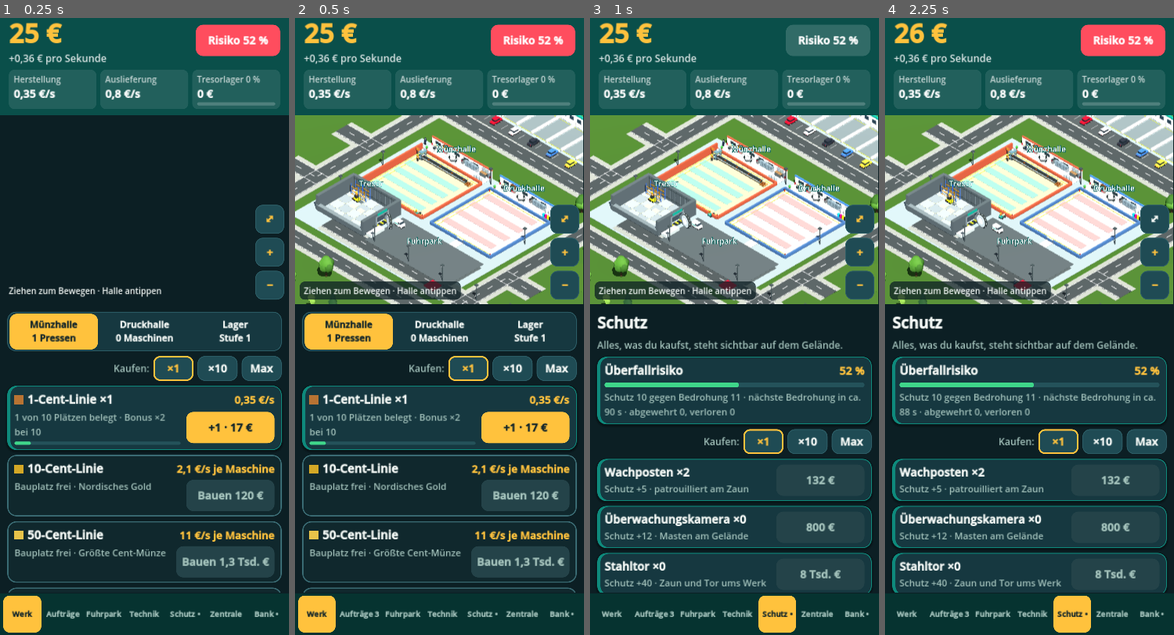
Above: before the commit, frames 1-4 (left to right).
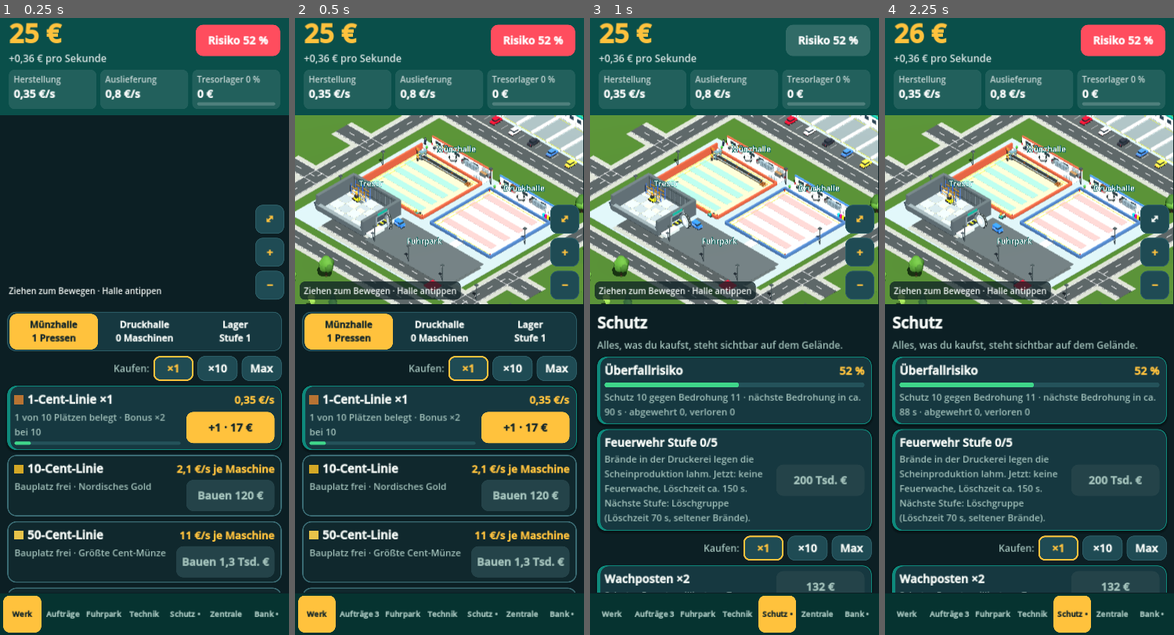
Above: after the commit, the same moments.

Repository: robertpahl1987-creator/bundesbank-idle
Game: Godot game, scene res://main.tscn
Two runs of this game, one before a commit and one after it. Both use one fixed random seed, a clock stepped at 60 frames per second and the inputs below.
Inputs:
- Up to frame 1 (0.25 s): no input
- Up to frame 2 (0.5 s): no input
- Up to frame 3 (1 s): click "Risiko 52 %" at 0.5 s
- Up to frame 4 (2.25 s): click "⤢" at 1.25 s; click "⤢" at 2 s

Frame 1 is identical in both runs. In frame 2, less than 0.1% of the frame differs, in the area x 34-39%, y 32-35%; in frame 3, 12%, in the area x 2-98%, y 32-94%; in frame 4, 12%.

Commit message:
Feuerwehr mit Wache und Löschzügen, Brände in der Druckerei, realistische Bahn, unterscheidbare Fahrzeuge
Co-Authored-By: Claude Opus 5.5 <noreply@anthropic.com>
Claude-Session: https://claude.ai/code/session_017FzJGnvAkc8ZWZi8Mp49PX

Diff:
--- a/godot/main.gd
+++ b/godot/main.gd
@@ -293,7 +293,7 @@
 	return {cash=25.0, stock=0.0, lv=0, total=0.0, life=0.0, l={"c1": 1}, v={"v1": 1}, t={}, f={}, g={"g1": 2},
 		rep=0, next=90.0, warn=0.0, gang=0, won=0, lost=0, log=[], ts=now(), mig1=1, orders=[], odone=0,
 		mgr={}, auto={}, sites={}, shred=0, gold=0, zins=2, fx=[], gt=0.0, ev_next=240.0, ev_cur="", daily_day=0, streak=0,
-		box_ts=0.0, ach={}, coins=[], fakes=0, gfx=2, rooms={}, staff={}, owed=0.0, payday=300.0, unpaid_until=0.0, paid_total=0.0, hunt_next=60.0, escort=0, museum=0, amb_next=300.0, comm_next=300.0}
+		box_ts=0.0, ach={}, coins=[], fakes=0, gfx=2, rooms={}, staff={}, owed=0.0, payday=300.0, unpaid_until=0.0, paid_total=0.0, hunt_next=60.0, escort=0, museum=0, amb_next=300.0, comm_next=300.0, fire=0, fire_t=0.0, fire_next=480.0, fires=0}
 
 func load_game() -> void:
 	S = blank()
@@ -500,6 +500,8 @@
 
 func hall_m(note: bool) -> float:
 	var m := 1.0
+	if note and float(S.get("fire_t", 0.0)) > 0.0:
+		return 0.0
 	if note:
 		m *= (1.5 if has_d("mgr", "note") else 1.0) * (2.0 if has_d("sites", "muenchen") else 1.0) * fx_m("note")
 	else:
@@ -1609,6 +1611,7 @@
 		var d := lbl("", 23, C_MUT, false, true)
 		v.add_child(d)
 		refs["risk"] = {rate=rk, bar=bar, desc=d}
+		fire_card()
 	if view == "deliv" or view == "guard":
 		amount_row()
 	for it in list_items():
@@ -2158,6 +2161,7 @@
 				S["unpaid_until"] = gt + 300.0
 				add_log("Zahltag: Löhne konnten nicht voll gezahlt werden! Die Belegschaft ist 5 Minuten unzufrieden.", "bad")
 		S["owed"] = 0.0
+	fire_tick(dt)
 	# Ereignisse
 	if S["ev_cur"] == "" and S["warn"] <= 0.0:
 		S["ev_next"] = float(S["ev_next"]) - dt
@@ -2622,6 +2626,13 @@
 				S["cash"] -= room_cost(id)
 				S["rooms"][id] = room(id) + 1
 				add_log("%s auf Stufe %d ausgebaut." % [room_title(id), room(id)], "good")
+		"fire":
+			if int(S["fire"]) < 5 and S["cash"] >= fire_cost():
+				S["cash"] -= fire_cost()
+				S["fire"] = int(S["fire"]) + 1
+				add_log("Feuerwehr ausgebaut: %s." % FIRE_NAMES[int(S["fire"])], "good")
+				if burning():
+					S["fire_t"] = min(float(S["fire_t"]), FIRE_TIME[int(S["fire"])])
 		"museum":
 			if int(S["museum"]) == 0 and int(S["rep"]) >= 1 and S["cash"] >= 1e6:
 				S["cash"] -= 1e6
@@ -2630,6 +2641,48 @@
 	world.dirty = true
 	save_game()
 	render()
+
+# ---------------------------------------------------------------- Feuerwehr und Brände
+const FIRE_NAMES := ["keine Feuerwache", "Löschgruppe", "Feuerwache mit Drehleiter", "Hauptwache mit Rüstwagen", "Berufsfeuerwehr", "Werkfeuerwehr rund um die Uhr"]
+const FIRE_TIME := [150.0, 70.0, 45.0, 28.0, 16.0, 8.0]
+
+func fire_cost() -> float:
+	return 2e5 * pow(7.0, float(S["fire"]))
+
+func burning() -> bool:
+	return float(S.get("fire_t", 0.0)) > 0.0
+
+func fire_tick(dt: float) -> void:
+	var lvl := int(S["fire"])
+	if burning():
+		S["fire_t"] = float(S["fire_t"]) - dt
+		if S["fire_t"] <= 0.0:
+			S["fire_t"] = 0.0
+			add_log("Brand in der Druckerei gelöscht – die Druckmaschinen laufen wieder." if lvl > 0 else "Das Feuer in der Druckerei ist endlich aus. Eine Feuerwache hätte viel schneller gelöscht.", "good")
+			world.dirty = true
+		return
+	if hall_machines(true) <= 0:
+		return
+	S["fire_next"] = float(S["fire_next"]) - dt
+	if S["fire_next"] <= 0.0:
+		S["fire_next"] = (360.0 + randf() * 420.0) * (1.0 + lvl * 0.35)
+		S["fire_t"] = FIRE_TIME[min(lvl, 5)]
+		S["fires"] = int(S["fires"]) + 1
+		var loss: float = 0.0
+		if lvl == 0:
+			loss = float(S["cash"]) * 0.03
+			S["cash"] -= loss
+		add_log("Brand in der Druckerei! Die Druckmaschinen stehen still. %s" % ("Die %s rückt aus." % FIRE_NAMES[lvl] if lvl > 0 else "Ohne Feuerwehr dauert das Löschen lange – Schaden: %s." % fmt(loss)), "bad")
+		world.dirty = true
+
+func fire_card() -> void:
+	var lvl := int(S["fire"])
+	var d := "Brände in der Druckerei legen die Scheinproduktion lahm. Jetzt: %s, Löschzeit ca. %d s." % [FIRE_NAMES[lvl], int(FIRE_TIME[lvl])]
+	if lvl < 5:
+		d += " Nächste Stufe: %s (Löschzeit %d s, seltener Brände)." % [FIRE_NAMES[lvl + 1], int(FIRE_TIME[lvl + 1])]
+	if burning():
+		d = "ES BRENNT in der Druckerei! Noch ca. %d s bis gelöscht. " % int(ceil(float(S["fire_t"]))) + d
+	extra_card("Feuerwehr Stufe %d/5" % lvl, d, "fire", "Voll" if lvl >= 5 else fmt(fire_cost()), S["cash"] >= fire_cost(), lvl >= 5)
 
 func room_title(id: String) -> String:
 	for r in ROOMS:
--- a/godot/world.gd
+++ b/godot/world.gd
@@ -31,6 +31,7 @@
 func visual_sig() -> String:
 	var S: Dictionary = main.S
 	var parts := PackedStringArray()
+	parts.append("fw%d,%d" % [int(S.get("fire", 0)), int(main.burning())])
 	var fz: int = main.feat_n()
 	for l in main.LINES:
 		var c := cnt("l", l.id)
@@ -217,6 +218,9 @@
 	elif style == "manager":
 		pants = "#262b35"
 		top = "#2a2f3a"
+	elif style == "fire":
+		pants = "#1d2a3f"
+		top = "#22314a"
 	elif style == "robber":
 		pants = "#1e1e22"
 		top = "#2a2a2e"
@@ -261,6 +265,13 @@
 			sphere(0.13, hair, 0, 1.17, -0.025, g, 8)
 			B(0.1, 0.18, 0.01, "#f2f2f2", 0, 0.88, 0.148, g)
 			B(0.035, 0.17, 0.012, "#c8102e", 0, 0.86, 0.152, g)
+		"fire":
+			C(0.172, 0.172, 0.05, "#e6ec3a", 0, 0.85, 0, g, 8)
+			C(0.172, 0.165, 0.05, "#c9d2d5", 0, 0.7, 0, g, 8)
+			C(0.066, 0.066, 0.04, "#e6ec3a", -0.08, 0.15, 0, g, 6)
+			C(0.066, 0.066, 0.04, "#e6ec3a", 0.08, 0.15, 0, g, 6)
+			sphere(0.145, "#f2f2ee", 0, 1.18, 0, g, 8)
+			B(0.24, 0.1, 0.02, "#e6ec3a", 0, 1.2, 0.135, g)
 		"robber":
 			sphere(0.13, "#111111", 0, 1.135, 0, g, 8)
 			B(0.15, 0.04, 0.01, "#f1c9a5", 0, 1.15, 0.125, g)
@@ -448,7 +459,7 @@
 	[-19.0, 10.5, 84.0, 15.2],
 	[-19.0, -38.5, 19.0, -26.5],
 	[25.0, -4.0, 37.0, 9.5], [23.0, 13.5, 34.0, 19.0],
-	[-36.0, -12.0, -26.5, -3.0], [-33.0, 1.5, -25.5, 8.5],
+	[-36.0, -12.0, -26.5, -3.0], [-33.0, 1.5, -25.5, 8.5], [-38.0, 9.5, -25.0, 18.5],
 	[-60.0, 25.0, 90.0, 28.5],
 	[39.0, -36.0, 52.0, -20.0], [44.0, -14.0, 58.0, -1.0], [42.0, 2.0, 56.0, 11.0], [50.0, 15.0, 64.0, 33.0],
 ]
@@ -554,6 +565,7 @@
 	road(21.0, 3.0, POL_X - 4.75, 3.0)
 	road(-22.0, -8.0, -27.5, -8.0)
 	road(-22.0, 5.0, -27.0, 5.0)
+	road(-22.0, 14.0, -27.0, 14.0)
 	# Natürliche Vegetation: Laubbäume, Nadelbäume, Birken und Büsche
 	var n := 0
 	var xg := -46.0
@@ -782,6 +794,7 @@
 			oi += 1
 	build_extras()
 	build_security()
+	build_firebrigade()
 	build_fleet()
 	build_carts()
 	build_admin()
@@ -808,6 +821,8 @@
 			keep[c.n] = true
 	if anim.has("vdoor"):
 		keep[anim.vdoor] = true
+	if anim.has("fire_node"):
+		keep[anim.fire_node] = true
 	for d in anim.drones:
 		keep[d.d] = true
 	for k2 in ["train", "plane", "patrol", "fork"]:
@@ -1691,8 +1706,8 @@
 ## Gepanzerter Werttransporter: Kurzhauber mit großem Kühlergrill, schräger Panzerscheibe,
 ## durchgehendem Panzeraufbau, Schießscharten, Lüftungsgittern und Rundumleuchte
 func armored(v: Node3D, L: float, big: bool) -> void:
-	var Y := "#e9b915"
-	var Yd := "#c99a0c"
+	var Y := "#4a5459" if big else "#e9b915"
+	var Yd := "#2f373b" if big else "#c99a0c"
 	var W := 1.08 if big else 0.98
 	var H := 1.35 if big else 1.2
 	var fx := L / 2.0
@@ -1736,6 +1751,8 @@
 	var bx := cab_x - 0.7 - bl_len / 2.0
 	B(bl_len, H, W + 0.02, Y, bx, 0.36 + H / 2.0, 0, v)
 	B(bl_len + 0.7, 0.05, W + 0.03, Yd, bx + 0.35, 0.36 + H, 0, v)
+	if big:
+		B(bl_len + 0.7, 0.12, W + 0.04, "#e9b915", bx + 0.35, 0.36 + H * 0.3, 0, v)
 	for zz in [-1.0, 1.0]:
 		var zs: float = zz * (W / 2.0 + 0.015)
 		# Schießscharten und Lüftungsgitter
@@ -1761,6 +1778,273 @@
 		wheel(ax, W / 2.0 - 0.05, r, v)
 		wheel(ax, -W / 2.0 + 0.05, r, v)
 
+# ---------------------------------------------------------------- Feuerwehr
+const FW_X := -31.5
+const FW_Z := 14.0
+
+## Feuerwehrfahrzeuge: lf = Löschfahrzeug, dlk = Drehleiter, rw = Rüstwagen, elw = Einsatzleitwagen
+func fire_truck(kind: String) -> Node3D:
+	var v := Node3D.new()
+	var R := "#c8141e"
+	if kind == "elw":
+		B(2.1, 0.1, 0.9, "#1b1f22", 0, 0.22, 0, v)
+		B(2.1, 0.45, 0.92, R, 0, 0.5, 0, v)
+		B(1.5, 0.48, 0.9, R, -0.25, 0.96, 0, v)
+		B(2.11, 0.1, 0.93, "#f2f2f2", 0, 0.62, 0, v)
+		windshield(0.55, 0.95, 0.4, 0.82, v, 0.45)
+		B(0.4, 0.26, 0.925, "#22323d", 0.2, 0.98, 0, v)
+		var bl := B(0.25, 0.07, 0.6, "#2f6bff", 0.15, 1.24, 0, v)
+		bl.material_override = police_light()
+		lights(1.05, -1.05, 0.55, 0.32, v)
+		for ww in [[0.65, 0.44], [-0.65, 0.44], [0.65, -0.44], [-0.65, -0.44]]:
+			wheel(ww[0], ww[1], 0.21, v)
+		return v
+	var L := 3.6 if kind == "dlk" else 3.2
+	var fx := L / 2.0
+	B(L - 0.2, 0.16, 0.8, "#1b1f22", 0, 0.38, 0, v)
+	# Fahrerhaus (Doppelkabine) mit großer Frontscheibe
+	B(1.1, 1.15, 1.1, R, fx - 0.55, 1.0, 0, v)
+	B(0.04, 0.5, 1.0, "#22323d", fx + 0.005, 1.25, 0, v)
+	for zz in [-0.56, 0.56]:
+		B(0.35, 0.35, 0.02, "#22323d", fx - 0.3, 1.25, zz, v)
+		B(0.35, 0.35, 0.02, "#22323d", fx - 0.8, 1.25, zz, v)
+		B(0.05, 0.3, 0.05, "#1b1f22", fx + 0.03, 1.3, zz * 1.18, v)
+	B(1.11, 0.1, 1.11, "#f2f2f2", fx - 0.55, 0.62, 0, v)
+	B(0.04, 0.3, 0.9, "#2b3033", fx + 0.01, 0.7, 0, v)
+	var bar := B(0.3, 0.09, 0.9, "#2f6bff", fx - 0.4, 1.62, 0, v)
+	bar.material_override = police_light()
+	B(0.06, 0.12, 1.12, "#2b3033", fx + 0.05, 0.42, 0, v)
+	# Aufbau mit silbernen Rollläden
+	var bl_len := L - 1.15
+	var bx := fx - 1.1 - bl_len / 2.0
+	B(bl_len, 1.2, 1.12, R, bx, 1.0, 0, v)
+	B(bl_len + 0.01, 0.1, 1.13, "#f2f2f2", bx, 0.62, 0, v)
+	for zz in [-0.565, 0.565]:
+		for k in 3:
+			B(bl_len / 3.0 - 0.08, 0.8, 0.012, "#b9c0c4", bx - bl_len / 3.0 + k * bl_len / 3.0, 1.05, zz, v)
+			for q in 4:
+				B(bl_len / 3.0 - 0.08, 0.015, 0.015, "#8e979b", bx - bl_len / 3.0 + k * bl_len / 3.0, 0.75 + q * 0.18, zz, v)
+	lights(fx, -fx, 0.62, 0.42, v)
+	match kind:
+		"dlk":
+			# Drehleiter: Drehkranz und eingefahrener Leiterpark über dem Fahrerhaus
+			C(0.3, 0.3, 0.15, "#3a4448", bx - 0.5, 1.68, 0, v, 10)
+			B(3.0, 0.18, 0.5, "#c9d2d5", bx + 0.6, 1.85, 0, v)
+			B(3.0, 0.06, 0.06, "#9aa3a8", bx + 0.6, 1.97, 0.22, v)
+			B(3.0, 0.06, 0.06, "#9aa3a8", bx + 0.6, 1.97, -0.22, v)
+			for k in 10:
+				B(0.03, 0.05, 0.44, "#9aa3a8", bx - 0.85 + k * 0.3, 1.97, 0, v)
+			B(0.4, 0.3, 0.55, "#c8141e", bx + 2.0, 1.85, 0, v)
+		"rw":
+			B(0.6, 0.3, 0.9, "#c9d2d5", bx, 1.75, 0, v)
+			var lm := B(0.2, 0.25, 0.6, "#fffbe0", bx - 0.6, 1.75, 0, v)
+			lm.material_override = mat("#fffbe0", 1.0, true)
+		_:
+			# Löschfahrzeug: Steckleiter und Saugschläuche auf dem Dach
+			B(bl_len - 0.2, 0.06, 0.4, "#c9d2d5", bx, 1.65, 0.2, v)
+			var hs := C(0.07, 0.07, bl_len - 0.3, "#2b3033", bx, 1.68, -0.3, v, 8)
+			hs.rotation.z = PI / 2
+	var r := 0.3
+	wheel(fx - 0.6, 0.48, r, v)
+	wheel(fx - 0.6, -0.48, r, v)
+	for ax in ([-fx + 0.5, -fx + 1.1] if kind == "dlk" else [-fx + 0.6]):
+		wheel(ax, 0.46, r, v, true)
+		wheel(ax, -0.46, r, v, true)
+	return v
+
+func build_firebrigade() -> void:
+	var S: Dictionary = main.S
+	var lvl := int(S.get("fire", 0))
+	if lvl > 0:
+		var gx := FW_X
+		var gz := FW_Z
+		var bays: int = min(1 + lvl, 4) if lvl < 5 else 5
+		B(11.0, 0.08, 8.0, "#8e9a9e", gx, 0.09, gz, dyn)
+		# Fahrzeughalle in Klinker mit roten Toren, Wachgebäude, Schlauchturm
+		var hw := bays * 1.6 + 0.4
+		var hz := gz - 0.4
+		B(4.2, 2.3, hw, "#9c4a35", gx - 2.4, 1.2, hz, dyn)
+		B(4.3, 0.15, hw + 0.1, "#6d6d6d", gx - 2.4, 2.4, hz, dyn)
+		for k in bays:
+			var zb := hz - hw / 2.0 + 1.0 + k * 1.6
+			B(0.05, 1.7, 1.3, "#22262a", gx - 0.27, 0.95, zb, dyn)
+			B(0.06, 0.25, 1.3, "#c8141e", gx - 0.26, 1.95, zb, dyn)
+			B(0.07, 0.02, 1.3, "#f2f2f2", gx - 0.25, 1.8, zb, dyn)
+		B(0.06, 0.35, hw * 0.7, "#f2f2f2", gx - 0.25, 2.25, hz, dyn)
+		# Wachgebäude mit Fenstern
+		B(3.0, 1.9 if lvl < 3 else 3.1, 2.6, "#e9e4d8", gx - 2.9, (1.9 if lvl < 3 else 3.1) / 2.0 + 0.1, hz + hw / 2.0 + 1.3, dyn)
+		for k in (1 if lvl < 3 else 2):
+			for q in 3:
+				B(0.05, 0.4, 0.5, "#2c3f4d", gx - 1.38, 0.9 + k * 1.2, hz + hw / 2.0 + 0.5 + q * 0.8, dyn)
+		if lvl >= 2:
+			B(1.1, 5.2, 1.1, "#9c4a35", gx - 4.4, 2.6, hz - hw / 2.0 - 0.3, dyn)
+			B(1.3, 0.3, 1.3, "#6d6d6d", gx - 4.4, 5.3, hz - hw / 2.0 - 0.3, dyn)
+			for q in 3:
+				B(0.05, 0.5, 0.3, "#2c3f4d", gx - 3.84, 1.2 + q * 1.4, hz - hw / 2.0 - 0.3, dyn)
+		# Fahnenmast, Schild
+		C(0.04, 0.04, 3.4, "#c9cdd0", gx + 4.6, 1.8, gz - 3.4, dyn, 6)
+		B(0.03, 0.55, 0.9, "#c8141e", gx + 4.6, 3.15, gz - 2.95, dyn)
+		B(0.08, 0.45, 2.6, "#c8141e", gx - 0.24, 2.7, hz, dyn)
+		var fl := Label3D.new()
+		fl.text = "FEUERWEHR"
+		fl.font_size = 72
+		fl.pixel_size = 0.011
+		fl.outline_size = 20
+		fl.outline_modulate = Color("#7a0a10")
+		fl.billboard = BaseMaterial3D.BILLBOARD_ENABLED
+		fl.no_depth_test = true
+		fl.position = Vector3(gx - 2.4, 4.6, hz)
+		dyn.add_child(fl)
+		# Fahrzeuge vor den Toren (außer bei einem Einsatz)
+		var kinds := ["lf", "dlk", "rw", "elw", "lf"]
+		for k in bays:
+			if main.burning() and k < 2:
+				continue
+			var tr := fire_truck(kinds[k])
+			tr.position = Vector3(gx + 1.6, 0.0, hz - hw / 2.0 + 1.0 + k * 1.6)
+			dyn.add_child(tr)
+			merge_deep(tr)
+		for k in min(lvl + 1, 5):
+			var fp := person("#22314a", dyn, false, "fire")
+			fp.position = Vector3(gx + 3.4 + (k % 2) * 0.6, 0.1, gz + 2.0 - k * 0.7)
+			fp.rotation.y = -PI / 2
+	# Brand in der Druckerei: Flammen, Rauch, Einsatzkräfte
+	anim["fire"] = []
+	if main.burning():
+		var fxn := Node3D.new()
+		dyn.add_child(fxn)
+		anim["fire_node"] = fxn
+		var flame := StandardMaterial3D.new()
+		flame.albedo_color = Color("#ff4a10")
+		flame.emission_enabled = true
+		flame.emission = Color("#ff5a00")
+		flame.emission_energy_multiplier = 2.0
+		var flame2 := StandardMaterial3D.new()
+		flame2.albedo_color = Color("#ffa020")
+		flame2.emission_enabled = true
+		flame2.emission = Color("#ff8a00")
+		flame2.emission_energy_multiplier = 2.0
+		var smoke := StandardMaterial3D.new()
+		smoke.albedo_color = Color(0.18, 0.18, 0.2, 0.55)
+		smoke.transparency = BaseMaterial3D.TRANSPARENCY_ALPHA
+		smoke.shading_mode = BaseMaterial3D.SHADING_MODE_UNSHADED
+		for spot in [[6.5, -9.0], [9.5, -5.5], [11.5, -10.5]]:
+			for k in 3:
+				var f := C(0.0, 0.45 - k * 0.1, 1.4 - k * 0.3, "#ff7a1a", spot[0] + (k - 1) * 0.35, 1.9 + (1.4 - k * 0.3) / 2.0, spot[1] + (k % 2) * 0.3, fxn, 7)
+				f.material_override = flame if k != 1 else flame2
+				anim.fire.append({m = f, ph = randf() * 6.0, kind = "flame", base = f.position.y})
+			for k in 4:
+				var sm := sphere(0.6, "#333333", spot[0], 3.0, spot[1], fxn, 8)
+				sm.material_override = smoke
+				sm.cast_shadow = GeometryInstance3D.SHADOW_CASTING_SETTING_OFF
+				anim.fire.append({m = sm, ph = float(k) / 4.0, kind = "smoke", x = spot[0], z = spot[1]})
+		if int(S.get("fire", 0)) > 0:
+			# Löschfahrzeug und Drehleiter im Hof, Wasserstrahl auf die Halle
+			var t1 := fire_truck("lf")
+			t1.position = Vector3(10.0, 0.0, 4.2)
+			dyn.add_child(t1)
+			merge_deep(t1)
+			if int(S["fire"]) >= 2:
+				var t2 := fire_truck("dlk")
+				t2.position = Vector3(5.0, 0.0, 4.2)
+				dyn.add_child(t2)
+				merge_deep(t2)
+			var water := StandardMaterial3D.new()
+			water.albedo_color = Color(0.6, 0.8, 1.0, 0.6)
+			water.transparency = BaseMaterial3D.TRANSPARENCY_ALPHA
+			water.shading_mode = BaseMaterial3D.SHADING_MODE_UNSHADED
+			for k in min(int(S["fire"]) + 1, 4):
+				var ff := person("#22314a", dyn, false, "fire")
+				var px: float = 6.5 + k * 1.6
+				ff.position = Vector3(px, 0.1, 2.4)
+				ff.rotation.y = PI
+				var jet := B(0.08, 0.08, 5.0, "#99ccff", px, 2.2, -1.2, fxn)
+				jet.rotation.x = -0.35
+				jet.material_override = water
+				anim.fire.append({m = jet, ph = randf() * 6.0, kind = "jet"})
+
+# ---------------------------------------------------------------- Bahn
+const RAIL_Z := 26.5
+
+## Gleis: Schotterbett, Betonschwellen, Schienen und Oberleitung; Güterzug mit E-Lok
+func build_railway() -> void:
+	var tr := Node3D.new()
+	dyn.add_child(tr)
+	var x0 := -60.0
+	var x1 := 110.0
+	var L := x1 - x0
+	var cx := (x0 + x1) / 2.0
+	B(L, 0.12, 2.6, "#7d776e", cx, 0.06, RAIL_Z, tr)
+	B(L, 0.12, 2.0, "#8f897f", cx, 0.17, RAIL_Z, tr)
+	var x := x0
+	while x < x1:
+		B(0.22, 0.08, 1.7, "#a7a59f", x, 0.27, RAIL_Z, tr)
+		x += 0.65
+	for zz in [-0.36, 0.36]:
+		B(L, 0.05, 0.12, "#5a5550", cx, 0.33, RAIL_Z + zz, tr)
+		B(L, 0.06, 0.07, "#9aa1a5", cx, 0.385, RAIL_Z + zz, tr)
+	# Oberleitungsmasten mit Ausleger und Fahrdraht
+	x = x0 + 5.0
+	while x < x1:
+		B(0.18, 3.4, 0.18, "#7f8a8f", x, 1.8, RAIL_Z - 1.6, tr)
+		B(0.08, 0.08, 1.75, "#7f8a8f", x, 3.35, RAIL_Z - 0.75, tr)
+		B(0.05, 0.25, 0.05, "#5a6266", x, 3.18, RAIL_Z, tr)
+		x += 12.0
+	B(L, 0.025, 0.025, "#2b3033", cx, 3.05, RAIL_Z, tr)
+	B(L, 0.02, 0.02, "#2b3033", cx, 3.3, RAIL_Z, tr)
+	merge_deep(tr)
+	# Bahnübergang an der Hauptstraße-Verlängerung nicht nötig: Zug fährt hinter dem Werk vorbei
+	var train := Node3D.new()
+	# E-Lok (vorne, Fahrtrichtung +x)
+	rail_bogie(1.2, train)
+	rail_bogie(-1.2, train)
+	B(4.2, 0.2, 1.3, "#2b3033", 0, 0.98, 0, train)
+	B(3.6, 1.35, 1.3, "#c8141e", 0, 1.75, 0, train)
+	B(0.5, 1.2, 1.3, "#c8141e", 1.95, 1.65, 0, train)
+	B(0.5, 1.2, 1.3, "#c8141e", -1.95, 1.65, 0, train)
+	var fw := B(0.06, 0.5, 1.1, "#22323d", 2.2, 2.0, 0, train)
+	fw.rotation.z = 0.25
+	var rw := B(0.06, 0.5, 1.1, "#22323d", -2.2, 2.0, 0, train)
+	rw.rotation.z = -0.25
+	B(3.6, 0.1, 1.32, "#f2f2f2", 0, 1.25, 0, train)
+	B(4.1, 0.12, 1.2, "#7f8a8f", 0, 2.5, 0, train)
+	for zz in [-0.66, 0.66]:
+		for k in 4:
+			B(0.5, 0.35, 0.02, "#5a6266", -1.1 + k * 0.7, 1.85, zz, train)
+	for sx in [2.21, -2.21]:
+		for zz in [-0.4, 0.4]:
+			var hl := B(0.03, 0.1, 0.14, "#fffbe0", sx, 1.25, zz, train)
+			hl.material_override = mat("#fffbe0", 1.0, true)
+	# Stromabnehmer
+	B(0.6, 0.06, 0.06, "#2b3033", 0.8, 2.75, 0, train)
+	var pa := B(0.05, 0.7, 0.05, "#2b3033", 0.8, 2.9, 0, train)
+	pa.rotation.z = 0.6
+	B(0.08, 0.04, 0.9, "#2b3033", 1.0, 3.05, 0, train)
+	# Güterwagen: gesicherte Wertcontainer
+	for j in range(4):
+		var wx := -4.7 - j * 4.6
+		rail_bogie(wx + 1.4, train)
+		rail_bogie(wx - 1.4, train)
+		B(4.3, 0.18, 1.2, "#2b3033", wx, 0.98, 0, train)
+		var cc: String = ["#6b7478", "#0e5a8a", "#6b7478", "#7a3b2e"][j]
+		B(4.0, 1.5, 1.3, cc, wx, 1.85, 0, train)
+		for k in 9:
+			B(0.03, 1.4, 1.32, "#4a5357", wx - 1.8 + k * 0.45, 1.85, 0, train)
+		B(0.05, 1.3, 0.02, "#e9b915", wx + 0.6, 1.85, 0.66, train)
+		B(0.05, 1.3, 0.02, "#e9b915", wx + 0.6, 1.85, -0.66, train)
+		B(0.35, 0.08, 0.08, "#2b3033", wx + 2.3, 0.98, 0, train)
+	train.position.z = RAIL_Z
+	dyn.add_child(train)
+	merge_deep(train)
+	anim.train = train
+
+func rail_bogie(x: float, p: Node3D) -> void:
+	B(1.4, 0.22, 1.0, "#2b3033", x, 0.72, 0, p)
+	for wx in [x - 0.45, x + 0.45]:
+		for zz in [-0.36, 0.36]:
+			var w := C(0.24, 0.24, 0.08, "#3a3f42", wx, 0.64, zz, p, 10)
+			w.rotation.x = PI / 2
+
 ## Realistische Fahrzeuge: Lieferwagen, Geldtransporter, Panzerwagen, LKW mit Kofferaufbau
 func vehicle(k: String, army := false) -> Node3D:
 	var v := Node3D.new()
@@ -1772,12 +2056,12 @@
 		"v1":
 			# kleiner weißer Kastenwagen
 			B(1.75, 0.08, 0.86, "#1b1f22", 0, 0.2, 0, v)
-			B(1.75, 0.42, 0.88, "#f2f4f5", 0, 0.45, 0, v)
-			B(1.3, 0.5, 0.86, "#f2f4f5", -0.2, 0.9, 0, v)
-			B(0.42, 0.18, 0.86, "#f2f4f5", 0.66, 0.72, 0, v)
+			B(1.75, 0.42, 0.88, "#2f6fb8", 0, 0.45, 0, v)
+			B(1.3, 0.5, 0.86, "#2f6fb8", -0.2, 0.9, 0, v)
+			B(0.42, 0.18, 0.86, "#2f6fb8", 0.66, 0.72, 0, v)
 			windshield(0.5, 0.92, 0.42, 0.8, v, 0.45)
 			B(0.36, 0.26, 0.885, "#22323d", 0.22, 0.92, 0, v)
-			B(1.0, 0.1, 0.89, "#0e8a7c", -0.35, 0.62, 0, v)
+			B(1.0, 0.1, 0.89, "#f2f4f5", -0.35, 0.62, 0, v)
 			B(0.05, 0.12, 0.6, "#2b3033", 0.88, 0.32, 0, v)
 			lights(0.875, -0.875, 0.5, 0.32, v)
 			for ww in [[0.55, 0.44], [-0.55, 0.44], [0.55, -0.44], [-0.55, -0.44]]:
@@ -1845,14 +2129,7 @@
 		dyn.add_child(tr)
 		anim.trucks.append({t = tr, u = float(j) / fleet.size()})
 	if cnt("v", "v5") > 0:
-		B(150, 0.08, 0.5, "#7a6a5a", 15, 0.1, 26.5, dyn)
-		B(150, 0.05, 1.6, "#9a8f80", 15, 0.06, 26.5, dyn)
-		var train := Node3D.new()
-		for j in range(4):
-			B(2.6, 1.2, 1, "#c8102e" if j > 0 else "#2f3739", j * -2.8, 0.8, 0, train)
-		train.position.z = 26.5
-		dyn.add_child(train)
-		anim.train = train
+		build_railway()
 	if cnt("v", "v6") > 0:
 		var pl := Node3D.new()
 		B(3, 0.5, 0.5, "#f4f5f2", 0, 0, 0, pl)
@@ -2188,10 +2465,26 @@
 		var a := along(fposmod(tr.u + t * dsp, 1.0))
 		tr.t.position = Vector3(a[0], 0, a[1])
 		tr.t.rotation.y = a[2]
+	for f in anim.get("fire", []):
+		if not is_instance_valid(f.m):
+			continue
+		match f.kind:
+			"flame":
+				var k := 1.0 + sin(t * 9.0 + f.ph) * 0.18 + sin(t * 15.0 + f.ph * 2.0) * 0.1
+				f.m.scale = Vector3(1.0 / sqrt(k), k, 1.0 / sqrt(k))
+				f.m.position.y = f.base + (k - 1.0) * 0.4
+			"smoke":
+				var u := fposmod(t * 0.18 + f.ph, 1.0)
+				f.m.position = Vector3(f.x + u * 2.0, 2.6 + u * 6.0, f.z - u * 1.0)
+				f.m.scale = Vector3.ONE * (0.6 + u * 2.2)
+			"jet":
+				f.m.scale.y = 1.0 + sin(t * 20.0 + f.ph) * 0.15
 	for d in anim.drones:
 		d.d.position = Vector3(cos(t * 0.4 + d.ph) * 12, 6 + sin(t * 2 + d.ph) * 0.3, sin(t * 0.4 + d.ph) * 10)
 	if anim.train:
-		anim.train.position.x = fposmod(t * 6.0, 90.0) - 40.0
+		anim.train.position.x = fposmod(t * 6.0, 150.0) - 50.0
+		if OS.has_environment("BB_TRAIN"):
+			anim.train.position.x = float(OS.get_environment("BB_TRAIN"))
 	if anim.plane:
 		var u := fposmod(t * 0.04, 1.0)
 		anim.plane.position = Vector3(-40 + u * 90, 12, -30 + u * 50)
